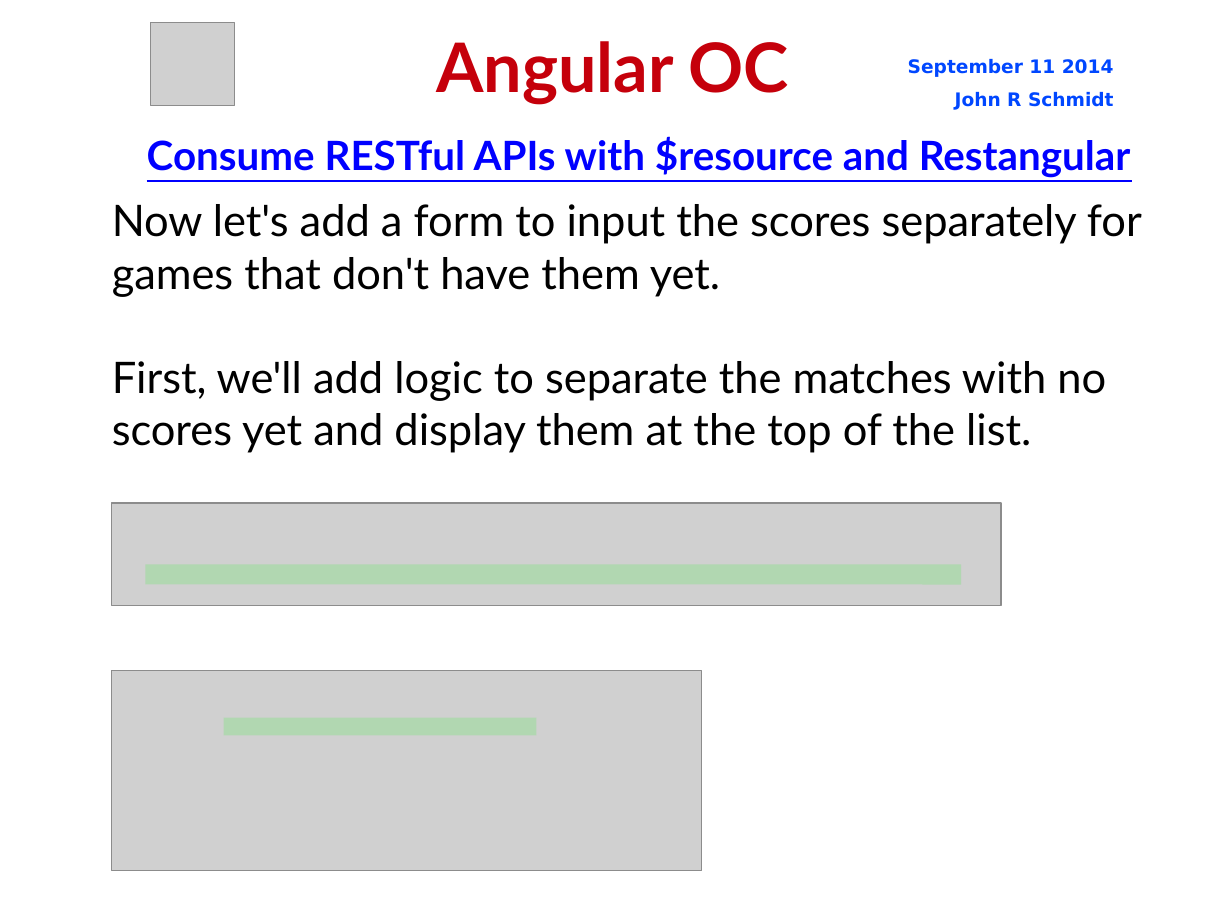
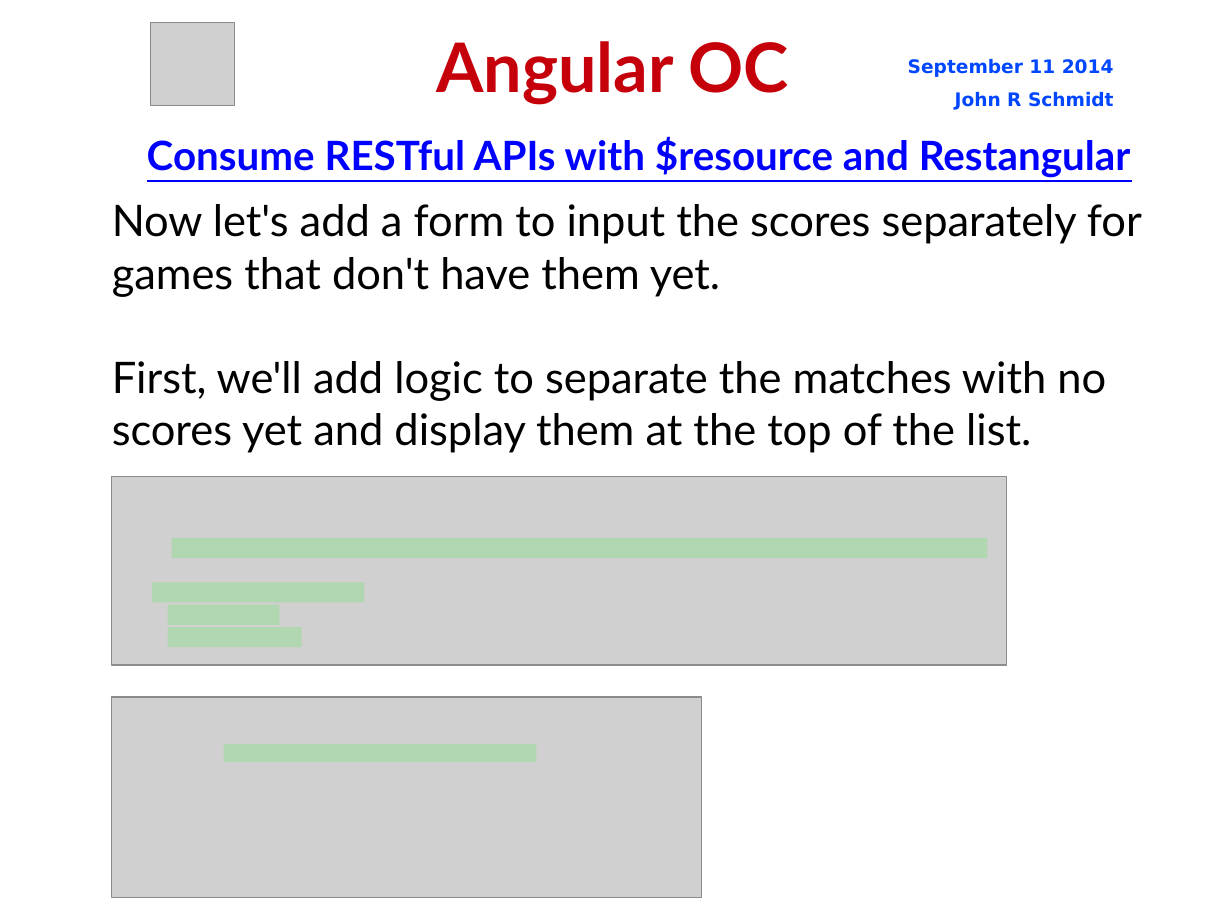
Before and after one commit to jrschmidt/fifa-angular-rest-demo, a slide deck: slide 44 of fifa.odp. Drawn at 1232x924 pixels with LibreOffice and Linux fonts; fonts in the diff are those of the drawing; grey boxes stand for pictures; background and template pictures are left out. Boxes give left, top, right and bottom in pixels: in the first picture for what was removed or moved away, otherwise in the second. Text is boxed around its words. In the diff, an @@ line names an element or a change of style, - is before the commit and + after.

```diff
--- a/fifa.odp
+++ b/fifa.odp
@@ picture: place and size @@
-picture at bbox=[112, 671, 702, 871]
+picture at bbox=[112, 476, 1007, 665]
@@ line moved from (145, 575) - (961, 575) to (172, 548) - (988, 548) @@
@@ line added from (152, 593) to (364, 593), #00FF00 12.95 pt @@
@@ line added from (168, 615) to (279, 615), #00FF00 12.95 pt @@
@@ line added from (168, 637) to (302, 637), #00FF00 12.95 pt @@
@@ picture: place and size @@
-picture at bbox=[112, 503, 1002, 606]
+picture at bbox=[112, 698, 702, 898]
@@ line moved from (224, 727) - (537, 727) to (224, 754) - (537, 754) @@
```
Also in this commit, not shown: 4 other slides changed, 4 other files.
